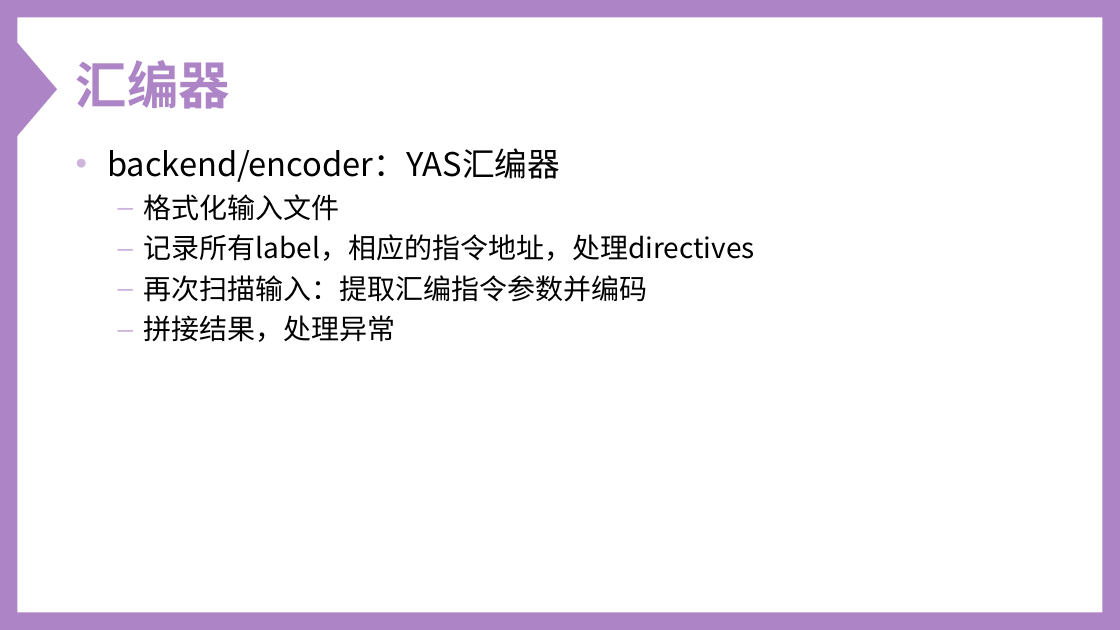
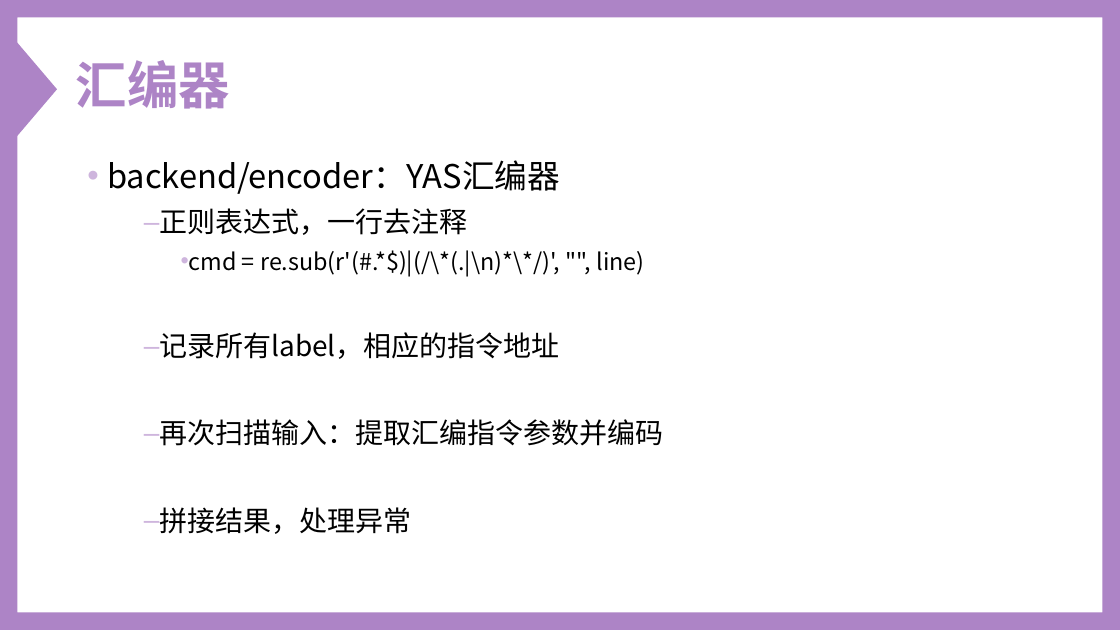
Before and after one commit to Oxer11/Y86, a slide deck: slide 18 of doc/Y-86 Simulator.ppt. Drawn at 1120x630 pixels with LibreOffice and Linux fonts; fonts in the diff are those of the drawing. Boxes give left, top, right and bottom in pixels: in the first picture for what was removed or moved away, otherwise in the second. Text is boxed around its words. In the diff, an @@ line names an element or a change of style, - is before the commit and + after.

```diff
--- a/doc/Y-86 Simulator.ppt
+++ b/doc/Y-86 Simulator.ppt
@@ freeform shape at [0, 0, 1119, 630]: outline redrawn @@
@@ text at [107, 160, 663, 534]: indent changed; line spacing 1 to 1.3; less space between paragraphs @@
@@ text at [159, 208, 644, 359]: text changed; size 24 to 20 pt @@
-  – 格式化输入文件
-  – 记录所有label，相应的指令地址，处理directives
+  – 正则表达式，一行去注释
+    • cmd = re.sub(r'(#.*$)|(/\*(.|\n)*\*/)', "", line)
+  – 记录所有label，相应的指令地址
```
Also in this commit, not shown: 23 other slides changed, 1 slide added, 2 slides removed, 4 other files.
